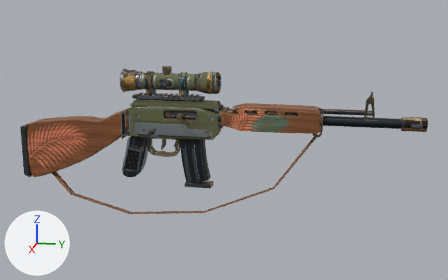
Before and after pictures for a commit that changed the glTF model public/models/arsenal/dmr.glb.
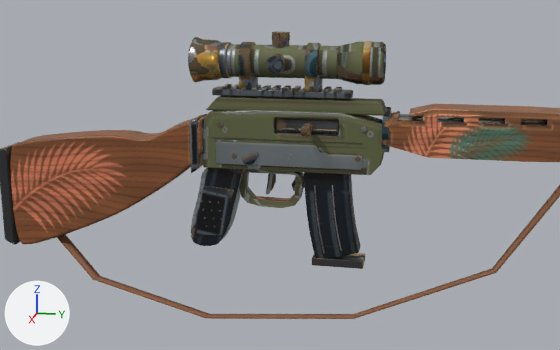
Old and new are each drawn whole from a 50 mm camera at (1.56, 0.48, 0.397) aimed at (0.02, 0.172, 0.012) and again close up from a 50 mm camera at (1.033, 0.222, 0.259) aimed at (0.049, 0.025, 0.013). Every picture has the same lights, and +X, +Y and +Z are marked at lower left. The older version's two pictures come first. Where no turn or scale is listed for an object, it has been applied to the vertices. Vertices at exactly the same position are counted once.

The older version as bpy lines, for what is in view:
```python
me_dmr_body = bpy.data.meshes.new('dmr_body')
me_dmr_body.from_pydata(...)  # 9517 vertices, 18682 faces; spans x -0.059..0.059, y -0.539..0.539, z -0.191..0.191
me_dmr_body.materials.append(mat_dmr_mat)
me_dmr_mag = bpy.data.meshes.new('dmr_mag')
me_dmr_mag.from_pydata(...)  # 604 vertices, 1180 faces; spans x -0.017..0.017, y -0.043..0.043, z -0.077..0.077
me_dmr_mag.materials.append(mat_dmr_mat)
ob_dmr_body = bpy.data.objects.new('dmr_body', me_dmr_body)
ob_dmr_body.location = (0.0285, 0.1365, 0.0056)
ob_dmr_mag_mesh = bpy.data.objects.new('dmr_mag_mesh', me_dmr_mag)
ob_dmr_mag_mesh.location = (0.0, 0.0928, -0.0463)
```
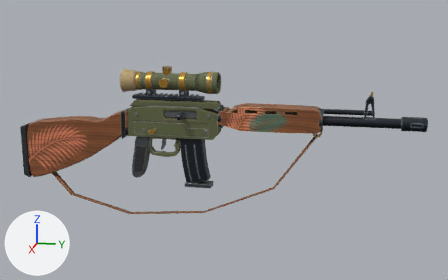
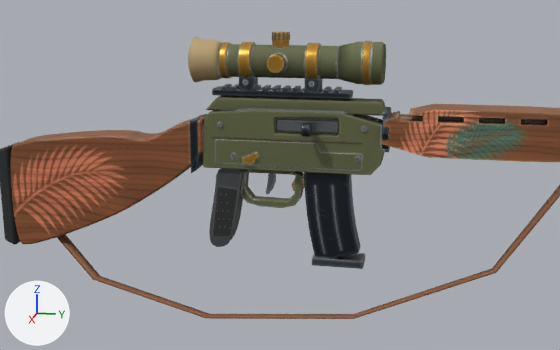
What differs and where, as boxes [x1, y1, x2, y2] in the close-ups (560 x 350 px; the box of a moved part takes in the faces that stretch with it):
part 1 of me_dmr_body, moved or reshaped
    before: [191, 32, 386, 246]
    after: [209, 32, 386, 247]
part 2 of me_dmr_body, surface changed
    both: [0, 32, 548, 244]

The change, as a list of edits to the scene's bpy script:
```text
Change me_dmr_body:
    where me_dmr_body.from_pydata(...)  # 9517 vertices, 18682 faces; spans x -0.059..0.059, y -0.539..0.539, z -0.191..0.191
    used by ob_dmr_body; location = (0.0285, 0.1365, 0.0056)
    me_dmr_body part 1: 839 of 9517 vertices moved; they spanned x -0.047..-0.01, y -0.249..0.019, z -0.112..0.191 and now span x -0.047..-0.01, y -0.221..0.019, z -0.112..0.191; mean shift (0.0, 0.013, 0.0); largest move (-0.014, -0.247, -0.104) -> (-0.013, -0.172, 0.0)
    me_dmr_body part 2: 13601 kept faces spanning x -0.059..0.031, y -0.539..0.539, z -0.126..0.191 get new texture (UV) coordinates
```
